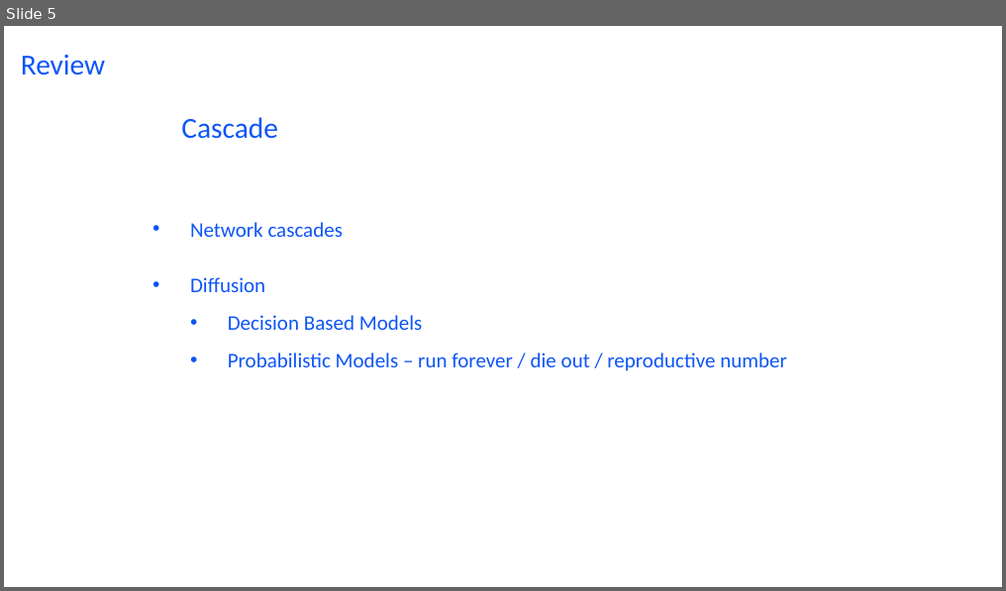
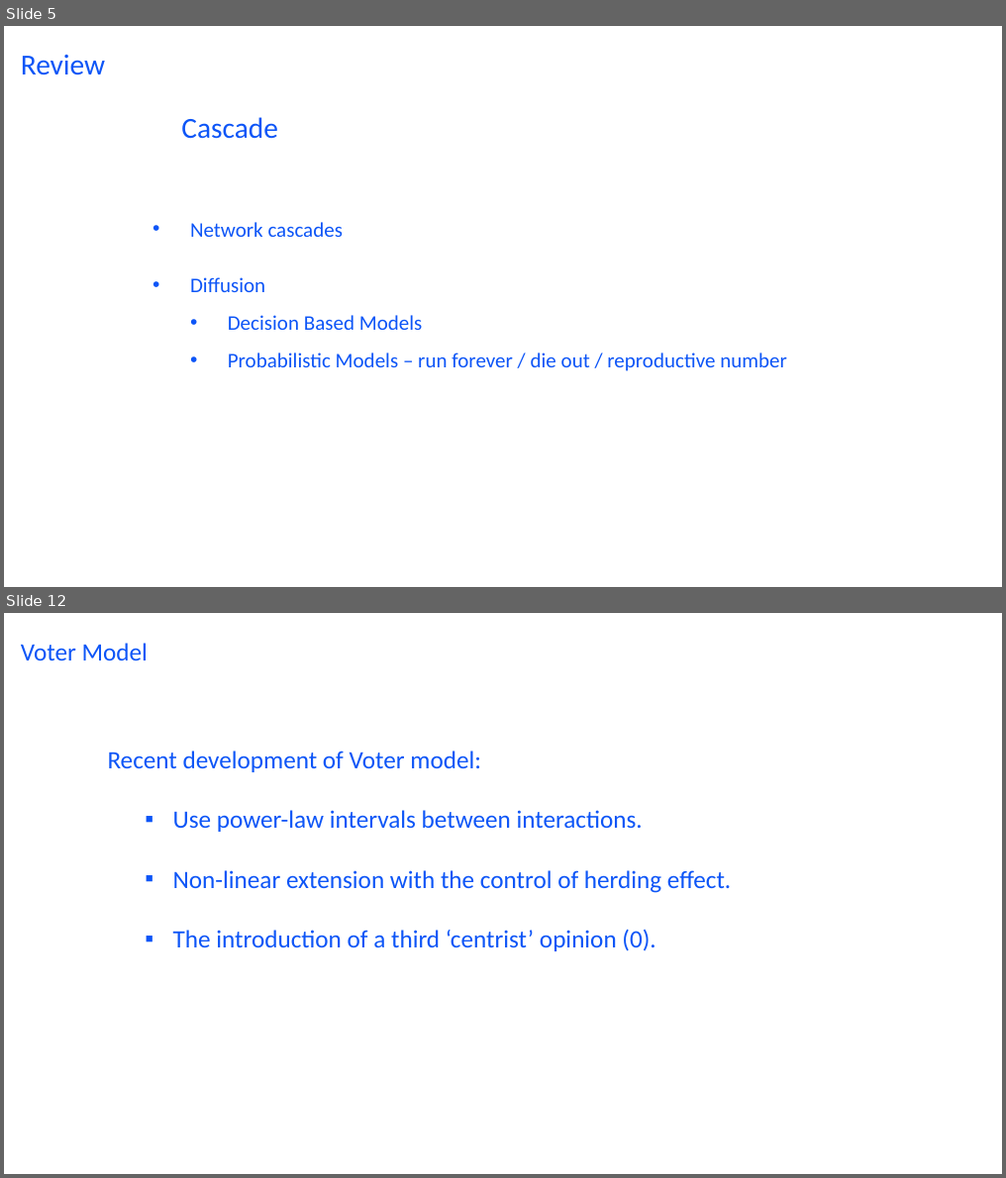
Before and after one commit to wang422003/Complex-Networks_exercise, a slide deck: Slides/Exercise7.pptx. Shown one above the other, each under a label of ours: slide 5 before the commit, slides 5 and 12 after it; the slides between them are not shown. The pictures are 1006x591 and 1006x1178 pixels, drawn with LibreOffice and Linux fonts; fonts in the diff are those of the drawing. Boxes give left, top, right and bottom in pixels: in the first picture for what was removed or moved away, otherwise in the second. Text is boxed around its words. In the diff, an @@ line names an element or a change of style, - is before the commit and + after.

```diff
--- a/Slides/Exercise7.pptx
+++ b/Slides/Exercise7.pptx
@@ slide 12 added at box(4, 613, 1002, 1174), background #FFFFFF @@
@@ title added at box(21, 643, 148, 661), 24 pt, text #0D55F7 @@
+Voter Model
@@ text added at box(108, 751, 731, 952), 24 pt, text #0D55F7 @@
+Recent development of Voter model:
+  ▪ Use power-law intervals between interactions.
+  ▪ Non-linear extension with the control of herding effect.
+  ▪ The introduction of a third ‘centrist’ opinion (0).
```
Also in this commit, not shown: 22 other slides added, 2 slides removed, 1 other file.
